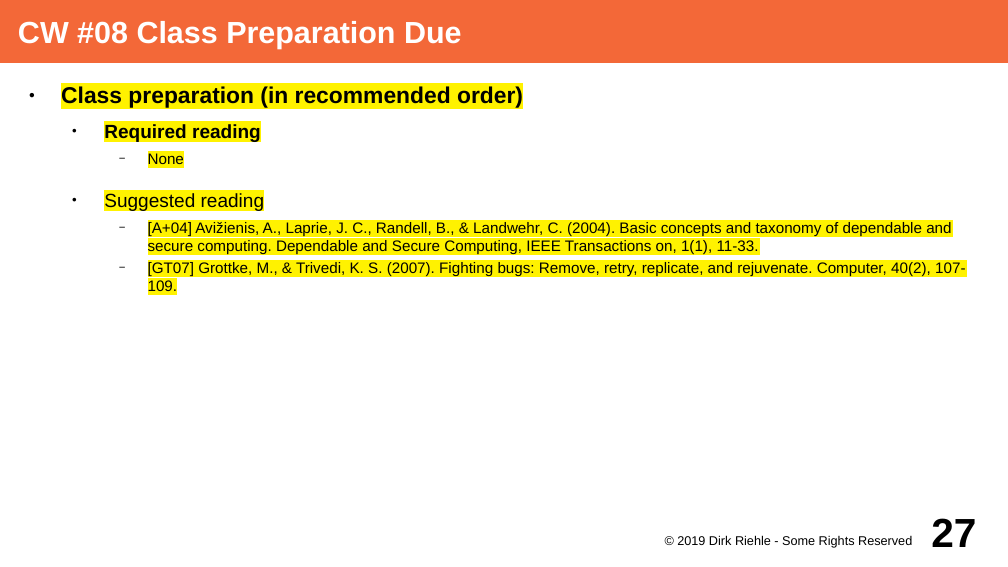
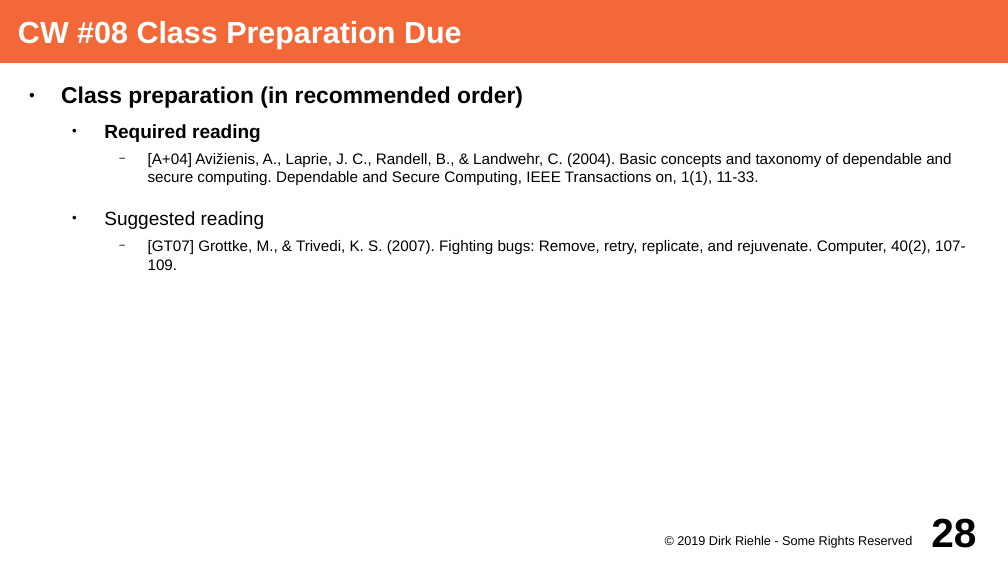
Before and after one commit to dirkriehle/adap-course, a slide deck: slide 28 of Lecture Slides/ADAP A02 - Course Schedule.odp (slide 27 before the commit). Drawn at 1008x567 pixels with LibreOffice and Linux fonts; fonts in the diff are those of the drawing. Boxes give left, top, right and bottom in pixels: in the first picture for what was removed or moved away, otherwise in the second. Text is boxed around its words. In the diff, an @@ line names an element or a change of style, - is before the commit and + after.

```diff
--- a/Lecture Slides/ADAP A02 - Course Schedule.odp
+++ b/Lecture Slides/ADAP A02 - Course Schedule.odp
@@ text at box(61, 86, 965, 270): highlight #FFF200 to none in "Class preparation (in recommended order)", "Required reading", "Suggested reading", "[GT07] Grottke, M., & Trivedi, K. S. ..." @@
@@ text at box(148, 153, 951, 185): text changed @@
-    − None
+    − [A+04] Avižienis, A., Laprie, J. C., Randell, B., & Landwehr, C. (2004). Basic concepts and taxonomy of dependable and secure computing. Dependable and Secure Computing, IEEE Transactions on, 1(1), 11-33.
@@ text at box(148, 222, 951, 254): paragraph removed @@
-    − [A+04] Avižienis, A., Laprie, J. C., Randell, B., & Landwehr, C. (2004). Basic concepts and taxonomy of dependable and secure computing. Dependable and Secure Computing, IEEE Transactions on, 1(1), 11-33.
@@ page number at box(931, 518, 976, 548): text changed @@
-27
+28
```
Also in this commit, not shown: 22 other slides changed, 1 slide added, 3 other files.
